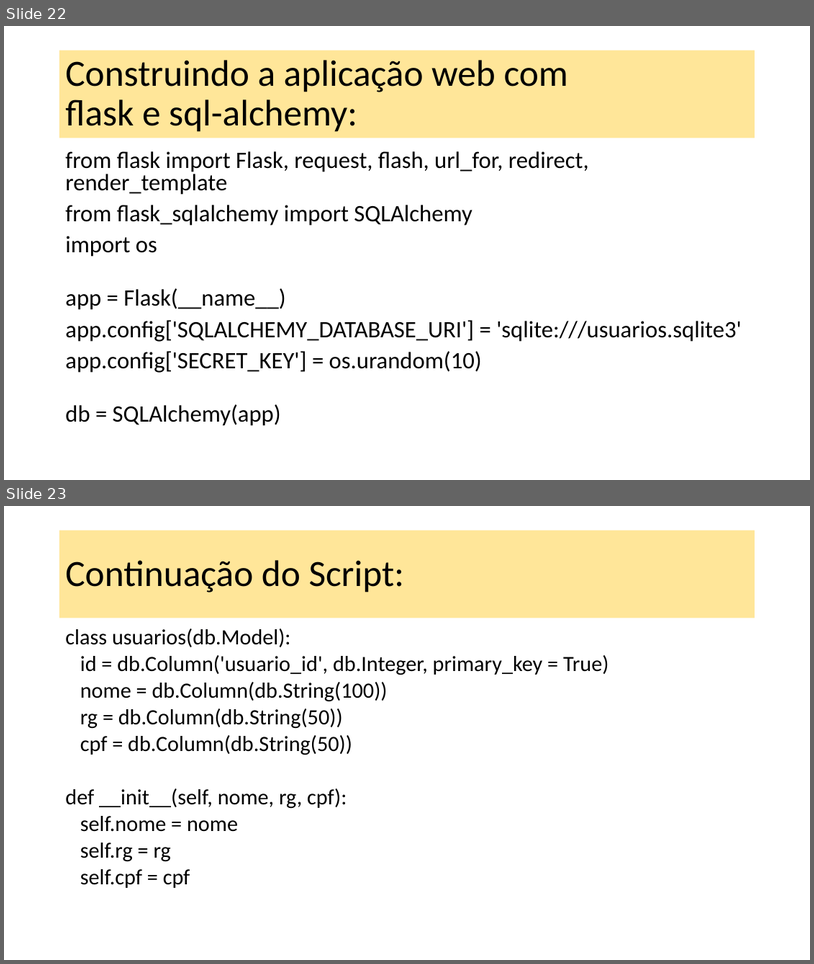
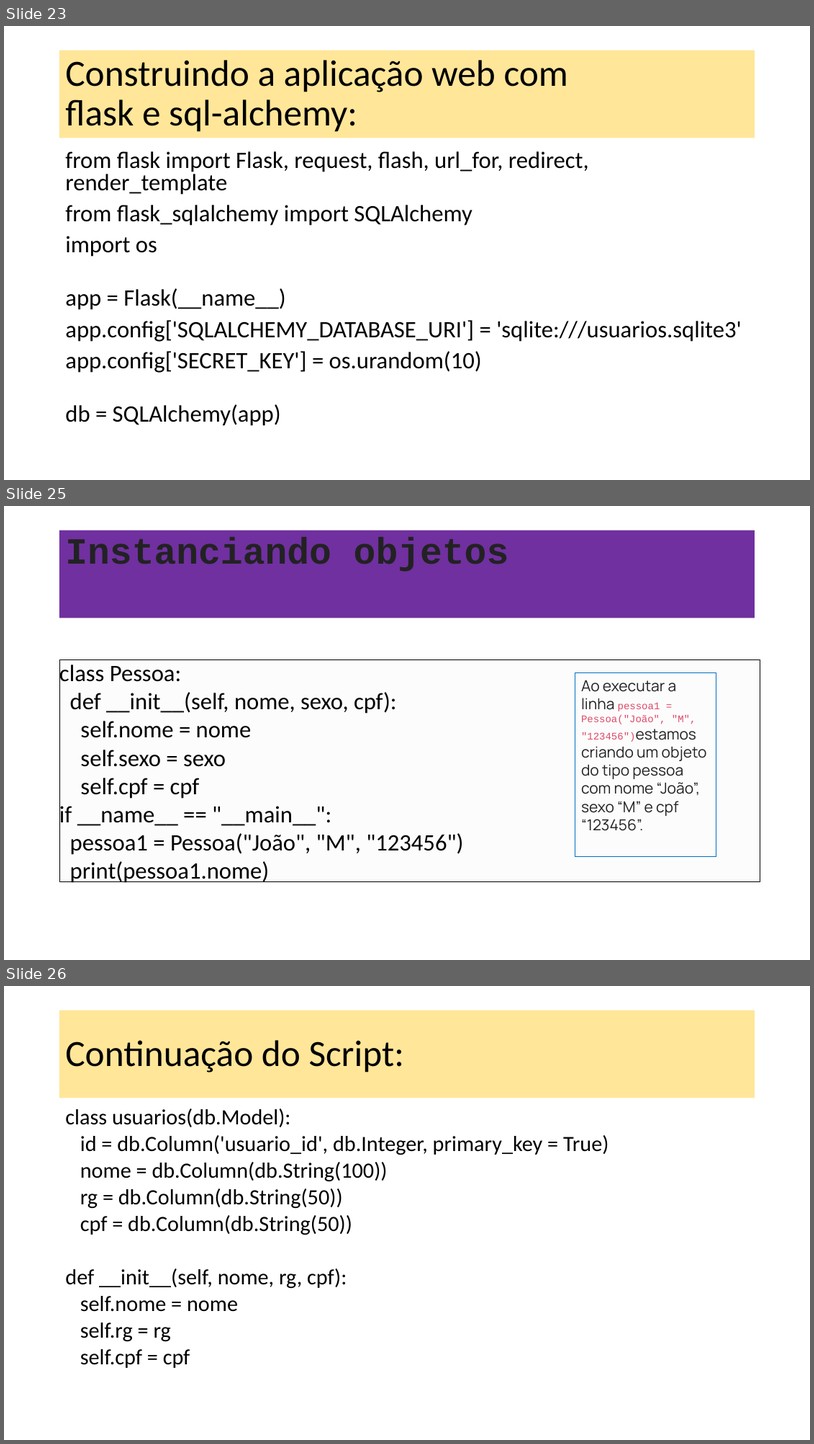
Before and after one commit to dourivaljunior/Curso-de-Flask, a slide deck: Aula 06 Flask.pptx. Shown one above the other, each under a label of ours: slides 22 and 23 before the commit, slides 23, 25 and 26 after it; the slides between them are not shown. The pictures are 814x964 and 814x1444 pixels, drawn with LibreOffice and Linux fonts; fonts in the diff are those of the drawing. Boxes give left, top, right and bottom in pixels: in the first picture for what was removed or moved away, otherwise in the second. Text is boxed around its words. In the diff, an @@ line names an element or a change of style, - is before the commit and + after.

```diff
--- a/Aula 06 Flask.pptx
+++ b/Aula 06 Flask.pptx
@@ slide 25 added at (4, 506, 810, 960), background #FFFFFF @@
@@ title added at (59, 530, 756, 618), fill #7030A0, 44 pt, text #222222, bold @@
+Instanciando objetos
@@ text added at (59, 656, 761, 885), fill #FCFCFC, outline #000000 0.75 pt, 28 pt, text #000000 @@
+class Pessoa:
+def __init__(self, nome, sexo, cpf):
+self.nome = nome
+self.sexo = sexo
+self.cpf = cpf
+if __name__ == "__main__":
+pessoa1 = Pessoa("João", "M", "123456")
+print(pessoa1.nome)
@@ rectangle added at (576, 673, 717, 856), outline #0070C0 0.75 pt, 18 pt, text #222222 @@
+Ao executar a linha pessoa1 = Pessoa("João", "M", "123456")estamos criando um objeto do tipo pessoa com nome “João”, sexo “M” e cpf “123456”.
@@ what was slide 22 is now slide 23 @@
@@ what was slide 23 is now slide 26 @@
```
Also in this commit, not shown: 16 slides changed, 5 other slides added, 1 slide removed, 1 other file.
